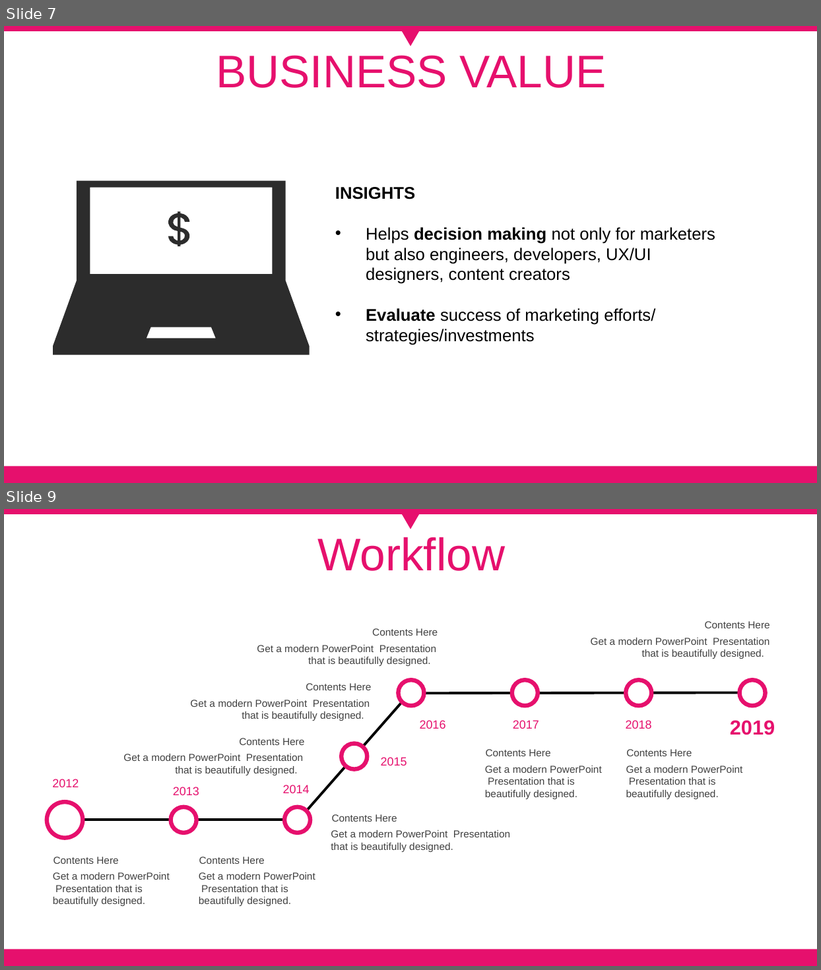
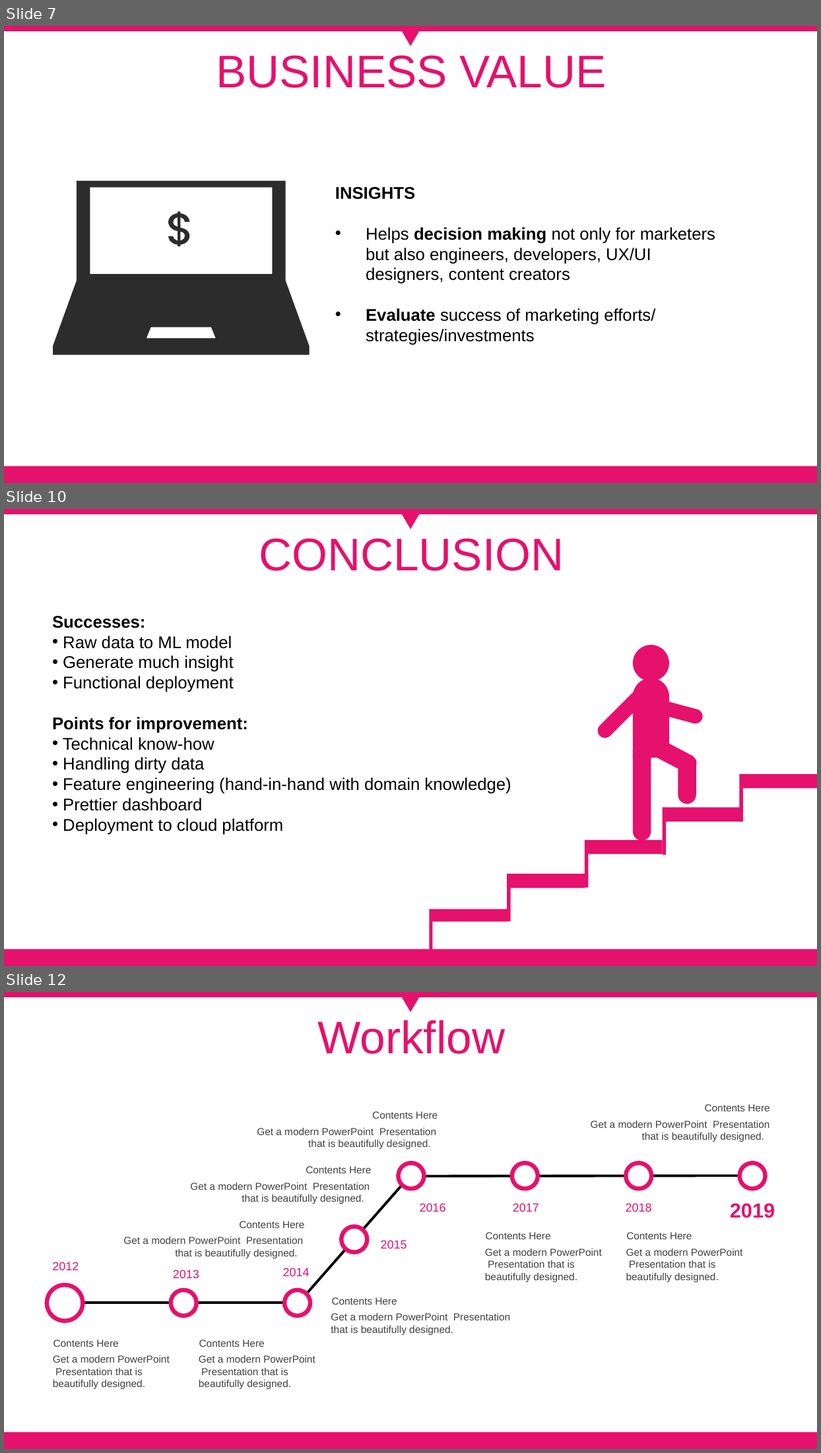
Before and after one commit to gtanubrata/Predicting-Buying-Session, a slide deck: Pitch.pptx. Shown one above the other, each under a label of ours: slides 7 and 9 before the commit, slides 7, 10 and 12 after it; the slides between them are not shown. The pictures are 821x970 and 821x1453 pixels, drawn with LibreOffice and Linux fonts; fonts in the diff are those of the drawing; background and template pictures are left out. Boxes give left, top, right and bottom in pixels: in the first picture for what was removed or moved away, otherwise in the second. Text is boxed around its words. In the diff, an @@ line names an element or a change of style, - is before the commit and + after.

```diff
--- a/Pitch.pptx
+++ b/Pitch.pptx
@@ slide 10 added at bbox=[4, 509, 817, 966], background #FFFFFF; not listed: 3 template elements that a slide beside it also shows @@
@@ text added at bbox=[259, 538, 564, 571], 54 pt, text #E6106D @@
+CONCLUSION
@@ text added at bbox=[52, 616, 511, 835], 20 pt, text #000000 @@
+Successes:
+• Raw data to ML model
+• Generate much insight
+• Functional deployment
+Points for improvement:
+• Technical know-how
+• Handling dirty data
+• Feature engineering (hand-in-hand with domain knowledge)
+• Prettier dashboard
+• Deployment to cloud platform
@@ group added at bbox=[595, 645, 705, 841]: 6 round same rects, 1 ellipse @@
@@ corner added at bbox=[740, 774, 817, 822], fill #E6106D @@
@@ corner added at bbox=[663, 807, 740, 855], fill #E6106D @@
@@ corner added at bbox=[585, 840, 663, 887], fill #E6106D @@
@@ corner added at bbox=[507, 874, 584, 921], fill #E6106D @@
@@ corner added at bbox=[429, 910, 507, 952], fill #E6106D @@
@@ what was slide 9 is now slide 12 @@
```
Also in this commit, not shown: 1 slide changed, 2 other slides added, 2 slides removed, 1 other file.
